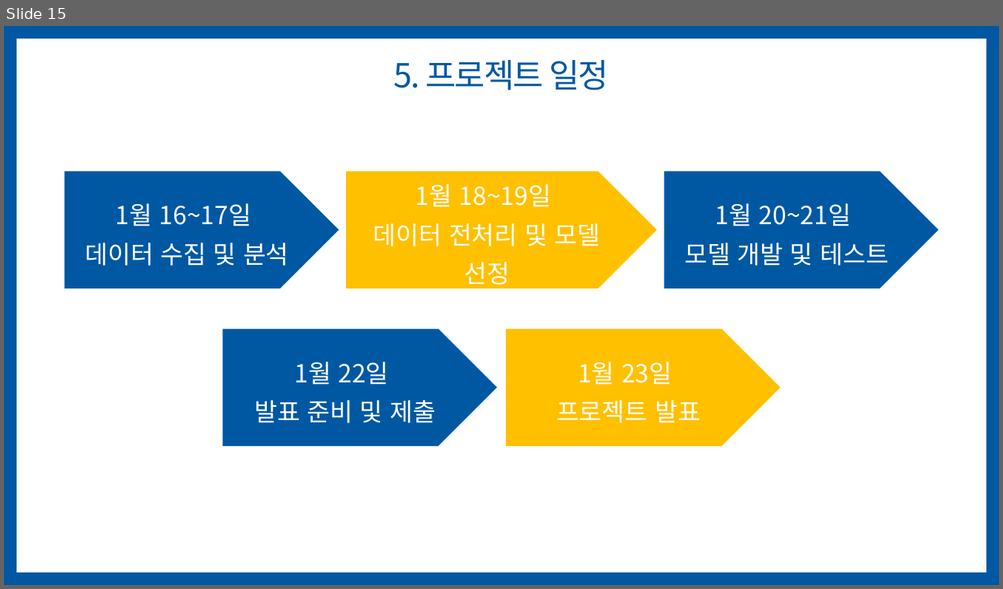
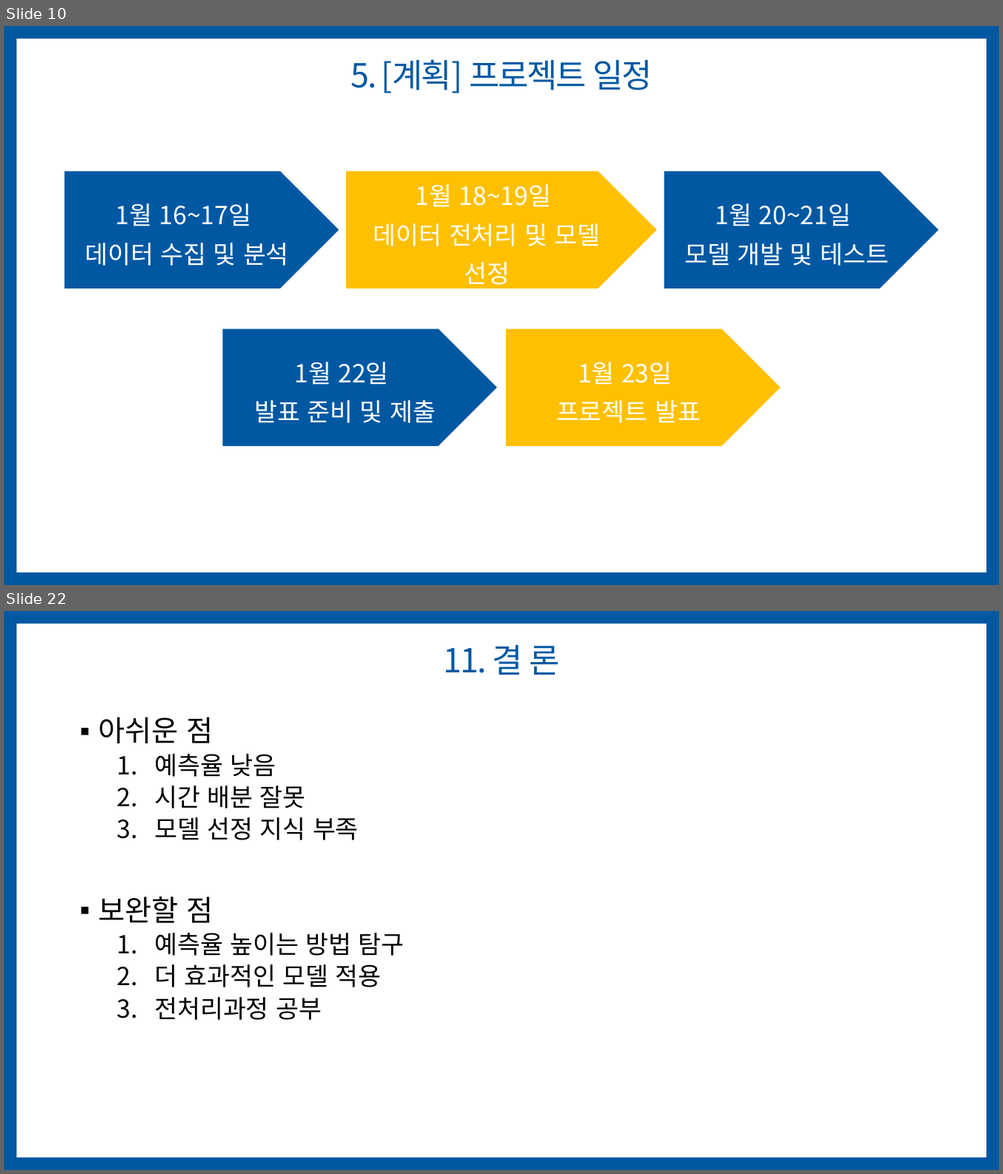
Before and after one commit to jihyeyun00/teamproject_python, a slide deck: 2차 팀프로젝트/6조_날씨-거리-만족도 기반의 제주도 관광지 추천(이현창,김동훈,김호경,윤지혜).pptx. Shown one above the other, each under a label of ours: slide 15 before the commit, slides 10 and 22 after it; the slides between them are not shown. The pictures are 1003x589 and 1003x1174 pixels, drawn with LibreOffice and Linux fonts; fonts in the diff are those of the drawing. Boxes give left, top, right and bottom in pixels: in the first picture for what was removed or moved away, otherwise in the second. Text is boxed around its words. In the diff, an @@ line names an element or a change of style, - is before the commit and + after.

```diff
--- a/2차 팀프로젝트/6조_날씨-거리-만족도 기반의 제주도 관광지 추천(이현창,김동훈,김호경,윤지혜).pptx
+++ b/2차 팀프로젝트/6조_날씨-거리-만족도 기반의 제주도 관광지 추천(이현창,김동훈,김호경,윤지혜).pptx
@@ slide 22 added at box(4, 611, 999, 1170), background #FFFFFF; not listed: 1 template element that a slide beside it also shows @@
@@ title added at box(444, 645, 559, 675), 32 pt, text #0058A3 @@
+11. 결 론
@@ text added at box(99, 717, 404, 1020), 24 pt, text #000000 @@
+▪ 아쉬운 점
+  1. 예측율 낮음
+  2. 시간 배분 잘못
+  3. 모델 선정 지식 부족
+▪ 보완할 점
+  1. 예측율 높이는 방법 탐구
+  2. 더 효과적인 모델 적용
+  3. 전처리과정 공부
@@ what was slide 15 is now slide 10 @@
@@ slide 10 changed as well @@
@@ title at box(350, 59, 652, 93): text changed @@
-5. 프로젝트 일정
+5. [계획] 프로젝트 일정
```
Also in this commit, not shown: 5 other slides changed, 11 other slides added, 6 slides removed, 13 other files.
